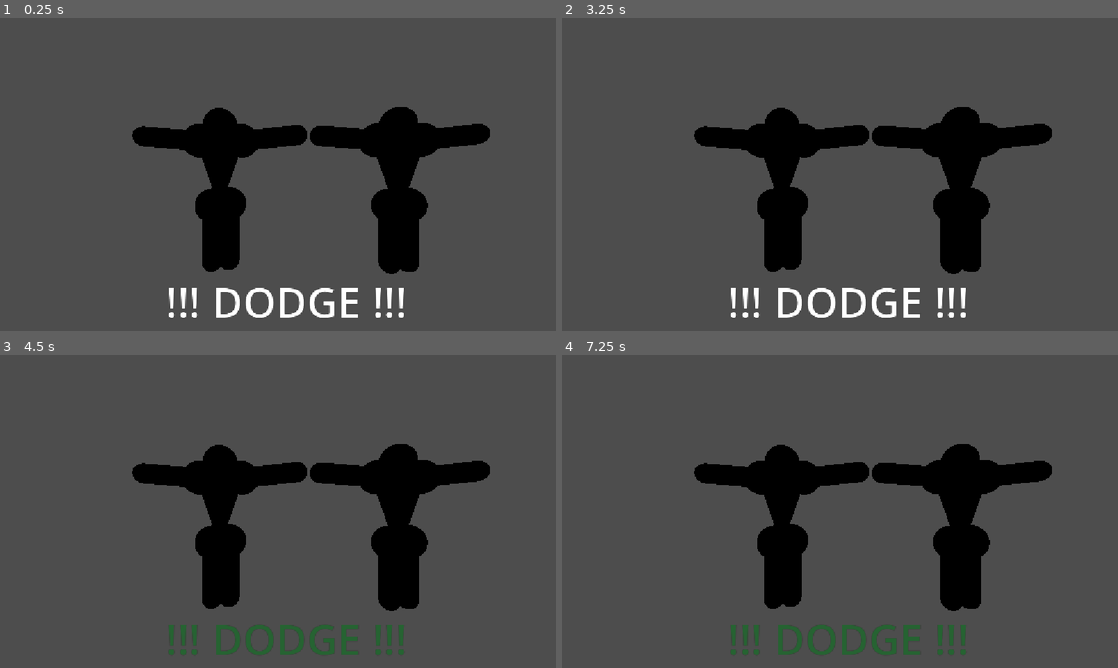
Above: before the commit, frames 1-4 (two rows, left to right).
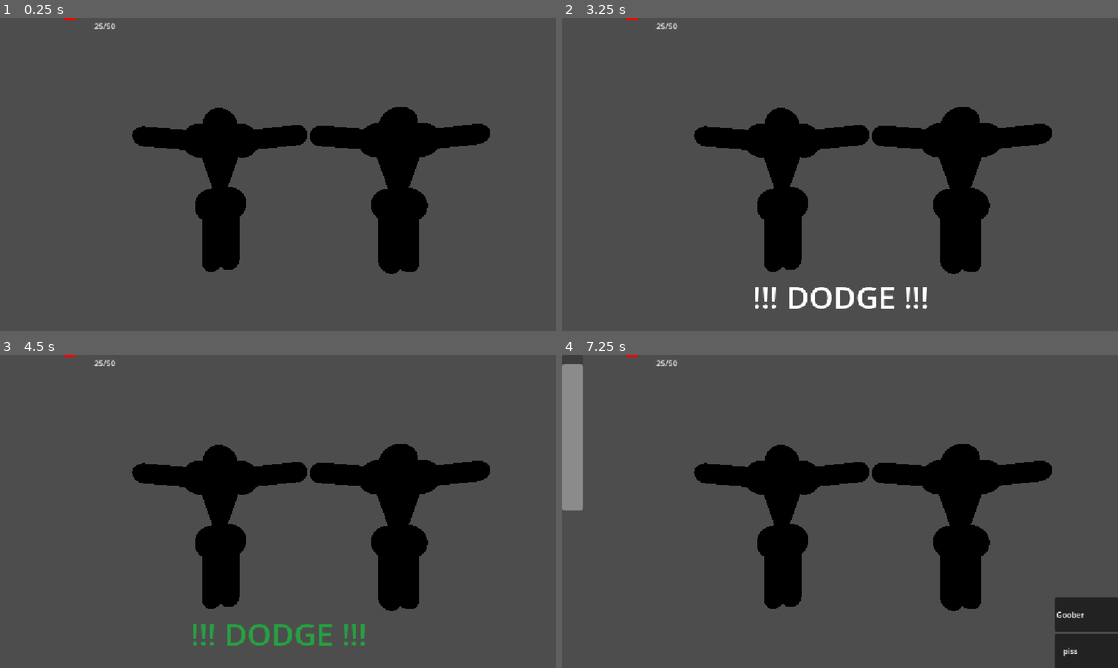
Above: after the commit, the same moments.

Repository: Game-Development-Club-at-UMD/CritBash
Game: Godot game, scene res://Combat/Battle Scene/battle.tscn
Same seed, same stepped clock (60 frames per second), same inputs: the game is played once before the commit and once after it. The engine's default icon, where the game draws it, is replaced by a stand-in: a white triangle on a blue panel in a dark square.
Inputs (mouse positions are in pixels of both pictures, inside the frame that each line leads up to):
- Up to frame 1 (0.25 s): no input
- Up to frame 2 (3.25 s): tap Enter (ui_accept) at 0.5, 0.77, 1.25, 1.52, 2, 2.75, 3.02 s; move the mouse to (962, 158) at 0.52 s; tap Space (Dodge) at 0.6, 1.35, 2.3, 2.85 s; click (962, 158) at 0.67 s; move the mouse to (728, 190) at 1.27 s; hold Down (ui_down) 1.28-2.03 s; click (728, 190) at 1.42 s; move the mouse to (895, 105) at 2.02 s; click (895, 105) at 2.1 s; move the mouse to (812, 237) at 2.77 s; click (812, 237) at 2.92 s
- Up to frame 3 (4.5 s): tap Enter (ui_accept) at 3.5, 3.77, 4.25 s; move the mouse to (444, 558) at 3.52 s; hold Down (ui_down) from 3.53 s (still down); tap Space (Dodge) at 3.6 s; click (444, 558) at 3.67 s; move the mouse to (111, 464) at 4.27 s; click (111, 464) at 4.35 s
- Up to frame 4 (7.25 s): tap Enter (ui_accept) at 4.52, 6.02, 6.77 s; tap Space (Dodge) at 4.55, 5.1, 5.85, 6.8 s; move the mouse to (867, 511) at 5.02 s; click (867, 511) at 5.17 s; move the mouse to (756, 433) at 5.77 s; release Down (ui_down) at 5.78 s; click (756, 433) at 5.92 s; move the mouse to (962, 495) at 6.52 s; click (962, 495) at 6.6 s

The runs differ from the first frame. In frame 1, 1.5% of the frame differs, in the area x 11-73%, y 0-96%; in frame 2, 1.9%; in frame 3, 2.0%; in frame 4, 5.7%, in the area x 0-100%, y 0-100%.

Commit message:
Whole Combat works
i am so tired, and i have an assignment and interview I should be prepping for.

uh oh

Diff:
--- a/Body Parts/Resources/GenericLimb.tres
+++ b/Body Parts/Resources/GenericLimb.tres
@@ -5,6 +5,7 @@
 
 [sub_resource type="Resource" id="Resource_nwcoa"]
 script = ExtResource("1_nrhf5")
+Damage_Value = 10
 name = "piss"
 metadata/_custom_type_script = "uid://deu8bkwxhb0im"
 
--- a/Combat/Battle Scene/battle.tscn
+++ b/Combat/Battle Scene/battle.tscn
@@ -1,168 +1,23 @@
-[gd_scene load_steps=11 format=3 uid="uid://cp2prdao74j3h"]
+[gd_scene load_steps=8 format=3 uid="uid://cp2prdao74j3h"]
 
 [ext_resource type="Script" uid="uid://d4jalbtjm0yrc" path="res://Combat/Manager/CombatManager.gd" id="1_16hna"]
 [ext_resource type="PackedScene" uid="uid://b6ic7wsg00p1j" path="res://Enemy/enemy.tscn" id="2_16hna"]
 [ext_resource type="PackedScene" uid="uid://c6a7ifv5dqitu" path="res://Buttons/DodgeButton.tscn" id="2_fd3ov"]
-[ext_resource type="Texture2D" uid="uid://ca88jmepuw7wh" path="res://icon.svg" id="3_i431l"]
 [ext_resource type="PackedScene" uid="uid://b06tbbb80heof" path="res://Player/player.tscn" id="6_dau4u"]
 [ext_resource type="PackedScene" uid="uid://cg2ay31ud2g6o" path="res://Combat/Scenes/CombatUI.tscn" id="6_v35c4"]
 
-[sub_resource type="StyleBoxFlat" id="StyleBoxFlat_w7wwj"]
-bg_color = Color(0.99607843, 0, 0, 1)
-
-[sub_resource type="StyleBoxFlat" id="StyleBoxFlat_ip7xm"]
-bg_color = Color(0, 0.67058825, 0, 1)
+[sub_resource type="ViewportTexture" id="ViewportTexture_fd3ov"]
+viewport_path = NodePath("Camera3D/SubViewport")
 
 [sub_resource type="StyleBoxFlat" id="StyleBoxFlat_7sfm4"]
 bg_color = Color(0.972549, 0, 0.019607844, 1)
-
-[sub_resource type="ViewportTexture" id="ViewportTexture_fd3ov"]
-viewport_path = NodePath("Camera3D/SubViewport")
 
 [node name="Battle" type="Node3D"]
 script = ExtResource("1_16hna")
 
 [node name="Camera3D" type="Camera3D" parent="."]
 transform = Transform3D(1, 0, 0, 0, 1, 0, 0, 0, 1, -0.18644607, -0.07951462, 3.0908632)
-
-[node name="SubViewport" type="SubViewport" parent="Camera3D"]
-transparent_bg = true
-size = Vector2i(1377, 587)
-
-[node name="CanvasLayer" type="CanvasLayer" parent="Camera3D/SubViewport"]
-
-[node name="DodgeButton" parent="Camera3D/SubViewport/CanvasLayer" instance=ExtResource("2_fd3ov")]
-unique_name_in_owner = true
-position = Vector2(377.085, 458.095)
-
-[node name="Playerstats" type="Panel" parent="Camera3D/SubViewport/CanvasLayer"]
-visible = false
-anchors_preset = 8
-anchor_left = 0.5
-anchor_top = 0.5
-anchor_right = 0.5
-anchor_bottom = 0.5
-offset_left = -604.66003
-offset_top = -56.845
-offset_right = -604.66003
-offset_bottom = -56.845
-grow_horizontal = 2
-grow_vertical = 2
-
-[node name="ProgressBar" type="ProgressBar" parent="Camera3D/SubViewport/CanvasLayer/Playerstats"]
-custom_minimum_size = Vector2(0, 50)
-layout_mode = 1
-anchors_preset = 12
-anchor_top = 1.0
-anchor_right = 1.0
-anchor_bottom = 1.0
-offset_top = -1.0
-grow_horizontal = 2
-grow_vertical = 0
-size_flags_horizontal = 4
-size_flags_vertical = 8
-size_flags_stretch_ratio = 0.0
-mouse_force_pass_scroll_events = false
-theme_override_styles/background = SubResource("StyleBoxFlat_w7wwj")
-theme_override_styles/fill = SubResource("StyleBoxFlat_ip7xm")
-value = 50.0
-show_percentage = false
-
-[node name="Label" type="Label" parent="Camera3D/SubViewport/CanvasLayer/Playerstats/ProgressBar"]
-layout_mode = 1
-anchors_preset = 8
-anchor_left = 0.5
-anchor_top = 0.5
-anchor_right = 0.5
-anchor_bottom = 0.5
-offset_left = -295.0
-offset_top = -11.0
-offset_right = 297.0
-offset_bottom = 12.0
-grow_horizontal = 2
-grow_vertical = 2
-text = "25/50"
-horizontal_alignment = 1
-
-[node name="GridContainer" type="GridContainer" parent="Camera3D/SubViewport/CanvasLayer/Playerstats"]
-layout_mode = 0
-offset_left = 1.0
-offset_top = 2.0
-offset_right = 593.0
-offset_bottom = 130.0
-columns = 2
-
-[node name="Attack1" type="Button" parent="Camera3D/SubViewport/CanvasLayer/Playerstats/GridContainer"]
-layout_mode = 2
-size_flags_horizontal = 3
-text = "shit fuck"
-
-[node name="Attack2" type="Button" parent="Camera3D/SubViewport/CanvasLayer/Playerstats/GridContainer"]
-layout_mode = 2
-size_flags_horizontal = 3
-size_flags_vertical = 3
-text = "glock 17"
-
-[node name="Attack3" type="Button" parent="Camera3D/SubViewport/CanvasLayer/Playerstats/GridContainer"]
-layout_mode = 2
-size_flags_vertical = 3
-text = "talk tuah"
-
-[node name="Attack4" type="Button" parent="Camera3D/SubViewport/CanvasLayer/Playerstats/GridContainer"]
-layout_mode = 2
-text = "banana throw"
-
-[node name="VBoxContainer" type="VBoxContainer" parent="Camera3D/SubViewport/CanvasLayer"]
-anchors_preset = 10
-anchor_right = 1.0
-offset_left = 132.3
-offset_right = -994.6981
-offset_bottom = 4.0
-grow_horizontal = 2
-
-[node name="EnemyHealth" type="ProgressBar" parent="Camera3D/SubViewport/CanvasLayer/VBoxContainer"]
-layout_mode = 2
-theme_override_styles/background = SubResource("StyleBoxFlat_7sfm4")
-show_percentage = false
-
-[node name="Label" type="Label" parent="Camera3D/SubViewport/CanvasLayer/VBoxContainer/EnemyHealth"]
-layout_mode = 0
-offset_left = 63.0
-offset_top = 5.0
-offset_right = 194.0
-offset_bottom = 28.0
-text = "25/50"
-
-[node name="TextureRect" type="TextureRect" parent="Camera3D/SubViewport/CanvasLayer/VBoxContainer"]
-visible = false
-layout_mode = 2
-texture = ExtResource("3_i431l")
-expand_mode = 5
-stretch_mode = 3
-
-[node name="Textbox" type="Panel" parent="Camera3D/SubViewport/CanvasLayer"]
-visible = false
-offset_left = 413.0
-offset_top = 176.0
-offset_right = 673.68
-offset_bottom = 253.465
-
-[node name="Label" type="Label" parent="Camera3D/SubViewport/CanvasLayer/Textbox"]
-layout_mode = 1
-anchors_preset = 8
-anchor_left = 0.5
-anchor_top = 0.5
-anchor_right = 0.5
-anchor_bottom = 0.5
-offset_left = -20.0
-offset_top = -11.5
-offset_right = 20.0
-offset_bottom = 11.5
-grow_horizontal = 2
-grow_vertical = 2
-
-[node name="CombatUi" parent="Camera3D/SubViewport/CanvasLayer" instance=ExtResource("6_v35c4")]
-unique_name_in_owner = true
+current = true
 
 [node name="Enemy" parent="." instance=ExtResource("2_16hna")]
 unique_name_in_owner = true
@@ -175,3 +30,31 @@
 
 [node name="Player" parent="." instance=ExtResource("6_dau4u")]
 transform = Transform3D(1, 0, 0, 0, 1, 0, 0, 0, 1, 3.328918, 0, -2.904407)
+
+[node name="DodgeButton" parent="." instance=ExtResource("2_fd3ov")]
+unique_name_in_owner = true
+position = Vector2(578, 577)
+
+[node name="VBoxContainer" type="VBoxContainer" parent="."]
+anchors_preset = 10
+anchor_right = 1.0
+offset_left = 132.3
+offset_right = -994.6981
+offset_bottom = 4.0
+grow_horizontal = 2
+
+[node name="EnemyHealth" type="ProgressBar" parent="VBoxContainer"]
+layout_mode = 2
+theme_override_styles/background = SubResource("StyleBoxFlat_7sfm4")
+show_percentage = false
+
+[node name="Label" type="Label" parent="VBoxContainer/EnemyHealth"]
+layout_mode = 0
+offset_left = 63.0
+offset_top = 5.0
+offset_right = 194.0
+offset_bottom = 28.0
+text = "25/50"
+
+[node name="CombatUi" parent="." instance=ExtResource("6_v35c4")]
+unique_name_in_owner = true
--- a/Combat/Manager/CombatManager.gd
+++ b/Combat/Manager/CombatManager.gd
@@ -12,6 +12,7 @@
 
 
 func _ready() -> void:
+	dodge_button.visible = false
 	combat_ui.visible = false
 	#enemy.debug_limb_swapping()
 	#player.debug_limb_swapping()
@@ -21,9 +22,10 @@
 		#button.connect('clicked', callMoveOnEnemy)
 	enemy.connect("sendEnemyMove", callMoveOnPlayer)
 
-	#player.connect("sendPlayerMove", callMoveOnPlayer)
 	player.connect("sendMaxHealth", getPlayerMaxHealth)
 	player.connect("sendPlayerMoveHolder", updateUIButtons)
+
+	combat_ui.connect("connectThisBitch", connectButtonSignal)
 	player.sendPlayerMoveHolder.emit(player.moveHolder)
 
 
@@ -71,6 +73,8 @@
 
 
 func callMoveOnEnemy(moveToCall : Move):
+	print("call this move: " + moveToCall.getName())
+	combat_ui.visible = false
 	moveToCall.DoMove(enemy)
 
 func getPlayerMaxHealth(_pMaxHealth : int):
@@ -102,3 +106,7 @@
 
 func updateUIButtons(playerMHolder : MoveHolder):
 	combat_ui.create_button_from_dict(playerMHolder)
+
+
+func connectButtonSignal(button : ButtonInfo):
+	button.connect("sendMove", callMoveOnEnemy)
--- a/Combat/Scenes/Attack_buttons.gd
+++ b/Combat/Scenes/Attack_buttons.gd
@@ -1,4 +1,7 @@
 class_name CombatUI extends Control
+
+signal connectThisBitch(bitchAssButton : ButtonInfo)
+
 
 var Buttonscene := preload("res://Combat/Scenes/attack_button.tscn")
 @onready var grid_container: GridContainer = $GridContainer
@@ -6,12 +9,6 @@
 
 var moveHolderInstance
 
-#
-#func _ready() -> void:
-#
-#
-	#debug()
-	#create_button_from_dict(moveHolderInstance)
 
 func create_button_from_dict(Movedict: MoveHolder) -> void:
 	for key in Movedict.moveDict.keys():
@@ -19,6 +16,7 @@
 		grid_container.add_child(newButton)
 		newButton.setMove(Movedict.moveDict[key])
 		newButton.setupVisuals()
+		connectThisBitch.emit(newButton)
 
 
 func attackMove(newMoveHolder :MoveHolder):
--- a/Combat/Scenes/CombatUI.tscn
+++ b/Combat/Scenes/CombatUI.tscn
@@ -14,9 +14,12 @@
 
 [node name="GridContainer" type="GridContainer" parent="."]
 layout_mode = 1
-anchors_preset = 5
-anchor_left = 0.5
-anchor_right = 0.5
-grow_horizontal = 2
+anchors_preset = 3
+anchor_left = 1.0
+anchor_top = 1.0
+anchor_right = 1.0
+anchor_bottom = 1.0
+grow_horizontal = 0
+grow_vertical = 0
 
 [node name="CombatTimer" parent="." instance=ExtResource("2_jpcbb")]
--- a/Limb Scenes/Scenes/DebugTorso.tscn
+++ b/Limb Scenes/Scenes/DebugTorso.tscn
@@ -6,6 +6,7 @@
 
 [sub_resource type="Resource" id="Resource_588ym"]
 script = ExtResource("2_062iq")
+Damage_Value = 20
 name = "Goober"
 metadata/_custom_type_script = "uid://deu8bkwxhb0im"
 
--- a/Moves/AttackMove.gd
+++ b/Moves/AttackMove.gd
@@ -7,6 +7,6 @@
 
 var modifier : Modifier = Modifier.new()
 
-func DoMove(_target : ParentCreature) -> void:
+func DoMove(target : ParentCreature) -> void:
 	Damage_Value = modifier.apply_modifier(modifier_type, Damage_Value)
-	#target.callDamage()
+	target.subtractHealth(Damage_Value)
